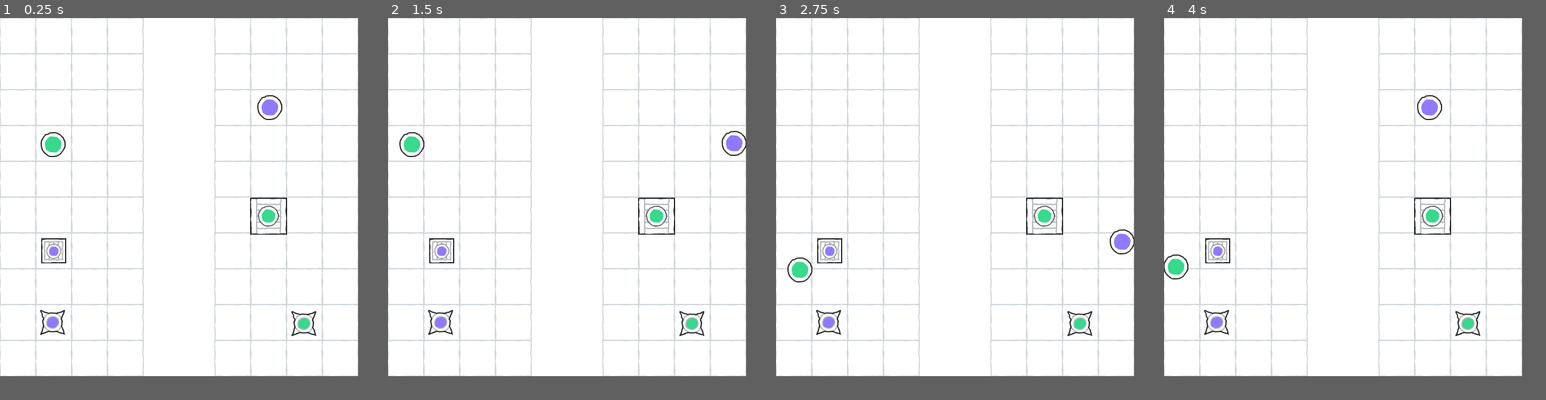
Above: before the commit, frames 1-4 (left to right).
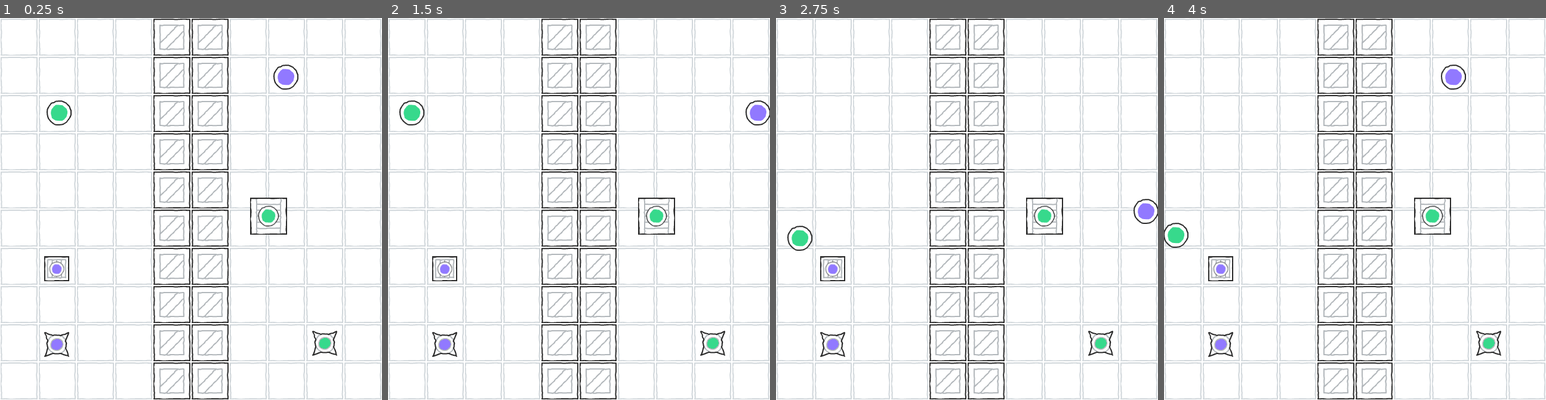
Above: after the commit, the same moments.

Repository: nath-ellis/circle-reversal
Game: Godot game, scene res://scenes/level_one.tscn
The game is run twice, just before and just after one commit, with the same random seed, the same clock (stepped at 60 frames per second) and the same inputs.
Inputs:
- Up to frame 1 (0.25 s): no input
- Up to frame 2 (1.5 s): tap Enter at 0.5 s; hold Right (right) 0.53-1.28 s; hold A (a) 0.53-1.28 s; tap D (d) at 0.8, 1.35 s; hold Down (down) from 1.28 s (still down)
- Up to frame 3 (2.75 s): tap S (s) at 1.55 s; release Down (down) at 2.03 s; hold Right (right) from 2.03 s (still down); hold S (s) from 2.03 s (still down); tap W (w) at 2.3 s
- Up to frame 4 (4 s): release Right (right) at 2.78 s; release S (s) at 2.78 s; hold Up (up) 2.78-3.53 s; tap W (w) at 2.85 s; tap A (a) at 3.05 s; hold Left (left) from 3.53 s (still down); hold A (a) from 3.53 s (still down); tap D (d) at 3.8 s
In our replay, the window is 600x600 before the commit and 640x640 after it. These sizes can differ from the game's own. Grey fills any space a smaller window leaves; there, only what the larger window draws over its background counts as a difference.

The runs differ from the first frame. In frame 1, 20% of the frame differs, in the area x 0-100%, y 0-100%; in frame 2, 20%; in frame 3, 20%; in frame 4, 20%.

Commit message:
Made the tileset 64x64 and added boxes in the gap between

Diff:
--- a/project.godot
+++ b/project.godot
@@ -17,8 +17,8 @@
 
 [display]
 
-window/size/viewport_width=600
-window/size/viewport_height=600
+window/size/viewport_width=640
+window/size/viewport_height=640
 
 [input]
 
--- a/scenes/level_one.tscn
+++ b/scenes/level_one.tscn
@@ -86,7 +86,7 @@
 8:7/0 = 0
 
 [sub_resource type="TileSet" id="TileSet_cu3wh"]
-tile_size = Vector2i(60, 60)
+tile_size = Vector2i(64, 64)
 sources/0 = SubResource("TileSetAtlasSource_ykib7")
 
 [sub_resource type="TileSetAtlasSource" id="TileSetAtlasSource_jb2wj"]
@@ -177,23 +177,22 @@
 36:24/0 = 0
 
 [sub_resource type="TileSet" id="TileSet_hfpwb"]
-tile_size = Vector2i(32, 32)
 sources/0 = SubResource("TileSetAtlasSource_jb2wj")
 
 [sub_resource type="RectangleShape2D" id="RectangleShape2D_qw34v"]
-size = Vector2(640, 20)
+size = Vector2(680, 20)
 
 [sub_resource type="RectangleShape2D" id="RectangleShape2D_iyyux"]
-size = Vector2(20, 600)
+size = Vector2(20, 640)
 
 [sub_resource type="RectangleShape2D" id="RectangleShape2D_30ccm"]
-size = Vector2(640, 20)
+size = Vector2(660, 20)
 
 [sub_resource type="RectangleShape2D" id="RectangleShape2D_obv34"]
-size = Vector2(20, 600)
+size = Vector2(20, 660)
 
 [sub_resource type="RectangleShape2D" id="RectangleShape2D_uno5h"]
-size = Vector2(118, 600)
+size = Vector2(126, 640)
 
 [node name="LevelOne" type="Node2D"]
 script = ExtResource("1_821es")
@@ -201,17 +200,17 @@
 [node name="Floor" type="TileMap" parent="."]
 tile_set = SubResource("TileSet_cu3wh")
 format = 2
-layer_0/tile_data = PackedInt32Array(0, 0, 0, 1, 0, 0, 65537 …(1007 unchanged characters)… 524294, 0, 0, 524295, 0, 0, 458761, 0, 0)
+layer_0/tile_data = PackedInt32Array(0, 0, 0, 1, 0, 0, 65537 …(1007 unchanged characters)… 524294, 0, 0, 524295, 0, 0, 458761, 0, 0, 589828, 458752, 1, 589829, 458752, 1, 524293, 458752, 1, 524292, 458752, 1, 458756, 458752, 1, 458757, 458752, 1, 393221, 458752, 1, 393220, 458752, 1, 327684, 458752, 1, 327685, 458752, 1, 262148, 458752, 1, 262149, 458752, 1, 196613, 458752, 1, 196612, 458752, 1, 131076, 458752, 1, 131077, 458752, 1, 65541, 458752, 1, 65540, 458752, 1, 4, 458752, 1, 5, 458752, 1)
 
 [node name="Decor" type="TileMap" parent="."]
 tile_set = SubResource("TileSet_hfpwb")
 format = 2
 
 [node name="PlayerOneGoal" parent="." instance=ExtResource("4_qfry1")]
-position = Vector2(509, 512)
+position = Vector2(544, 545)
 
 [node name="PlayerTwoGoal" parent="." instance=ExtResource("4_qfry1")]
-position = Vector2(88, 510)
+position = Vector2(95, 547)
 
 [node name="Pathways" type="Node2D" parent="."]
 position = Vector2(450, 332)
@@ -219,32 +218,32 @@
 [node name="Pathway" parent="Pathways" instance=ExtResource("7_vo6uf")]
 
 [node name="PlayerOne" parent="." instance=ExtResource("2_h4qa4")]
-position = Vector2(89, 212)
+position = Vector2(99, 159)
 
 [node name="PlayerTwo" parent="." instance=ExtResource("3_ik0aw")]
-position = Vector2(452, 150)
+position = Vector2(479, 99)
 
 [node name="Borders" type="CharacterBody2D" parent="."]
 
 [node name="TopBorder" type="CollisionShape2D" parent="Borders"]
-position = Vector2(300, -10)
+position = Vector2(320, -10)
 shape = SubResource("RectangleShape2D_qw34v")
 
 [node name="LeftBorder" type="CollisionShape2D" parent="Borders"]
-position = Vector2(-10, 300)
+position = Vector2(-10, 320)
 shape = SubResource("RectangleShape2D_iyyux")
 
 [node name="RightBorder" type="CollisionShape2D" parent="Borders"]
-position = Vector2(300, 610)
+position = Vector2(310, 650)
 shape = SubResource("RectangleShape2D_30ccm")
 
 [node name="BottomBorder" type="CollisionShape2D" parent="Borders"]
-position = Vector2(610, 300)
+position = Vector2(650, 330)
 shape = SubResource("RectangleShape2D_obv34")
 
 [node name="MiddleBorder" type="CollisionShape2D" parent="Borders"]
-position = Vector2(300, 300)
+position = Vector2(320, 320)
 shape = SubResource("RectangleShape2D_uno5h")
 
 [node name="BreakableBox" parent="." instance=ExtResource("6_u7dju")]
-position = Vector2(90, 390)
+position = Vector2(95, 420)
